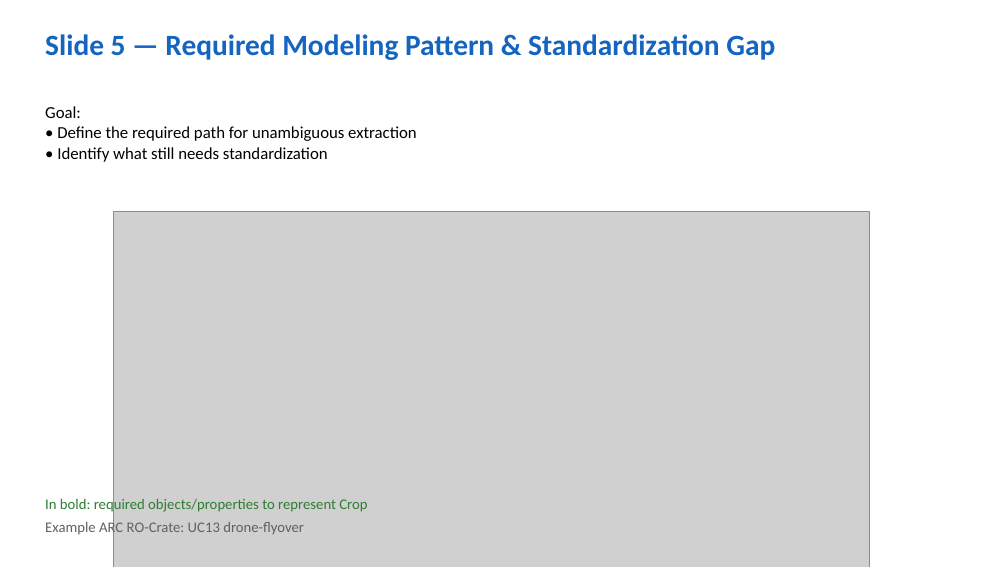
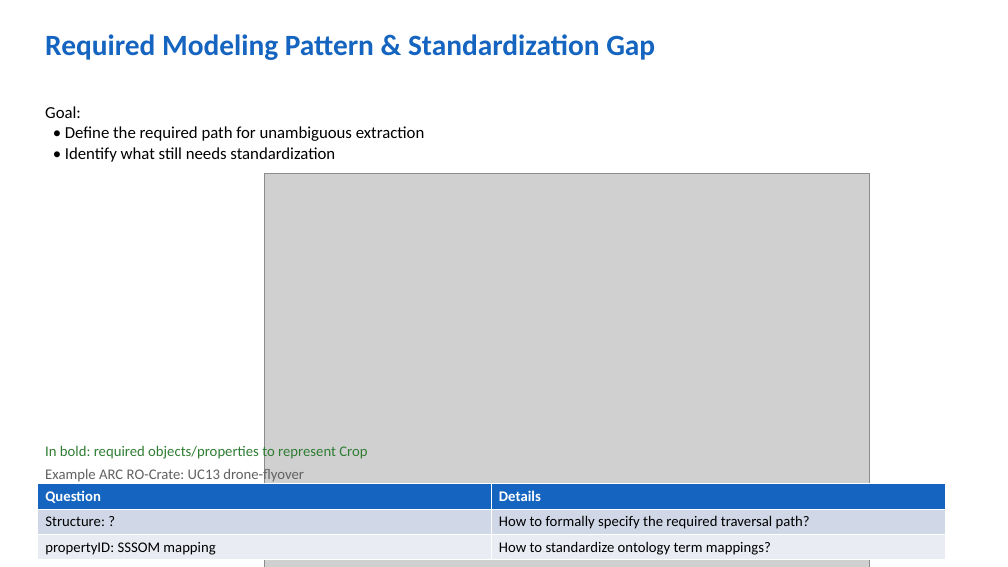
Before and after one commit to jorgitogb/fairweaver, a slide deck: slide 6 of docs/slides/fairst-workflow-slides-editable.pptx (slide 8 before the commit). Drawn at 1008x567 pixels with LibreOffice and Linux fonts; fonts in the diff are those of the drawing; grey boxes stand for pictures. Boxes give left, top, right and bottom in pixels: in the first picture for what was removed or moved away, otherwise in the second. Text is boxed around its words. In the diff, an @@ line names an element or a change of style, - is before the commit and + after.

Commit message:
Add presentation slides for metadata modeling (slot 6)

```diff
--- a/docs/slides/fairst-workflow-slides-editable.pptx
+++ b/docs/slides/fairst-workflow-slides-editable.pptx
@@ text at [45, 34, 655, 60]: text changed @@
-Slide 5 — Required Modeling Pattern & Standardization Gap
+Required Modeling Pattern & Standardization Gap
@@ text "Goal:" rewrapped from [45, 106, 417, 162] to [45, 106, 425, 162] @@
@@ picture: place and size @@
-picture at [113, 212, 870, 567]
+picture at [265, 174, 870, 567]
@@ text "In bold: required objects/properties to ...": place and size @@
-text "In bold: required objects/properties to ..." at [45, 497, 367, 514]
+text "In bold: required objects/properties to ..." at [45, 444, 367, 461]
@@ text "Example ARC RO-Crate: UC13 drone-flyover": place and size @@
-text "Example ARC RO-Crate: UC13 drone-flyover" at [45, 519, 304, 536]
+text "Example ARC RO-Crate: UC13 drone-flyover" at [45, 467, 304, 484]
@@ table added at [38, 484, 945, 559], 3 rows, 2 columns @@
+Question | Details
+Structure: ? | How to formally specify the required traversal path?
+propertyID: SSSOM mapping | How to standardize ontology term mappings?
```
Also in this commit, not shown: 5 other slides changed, 3 slides removed, 6 other files.
